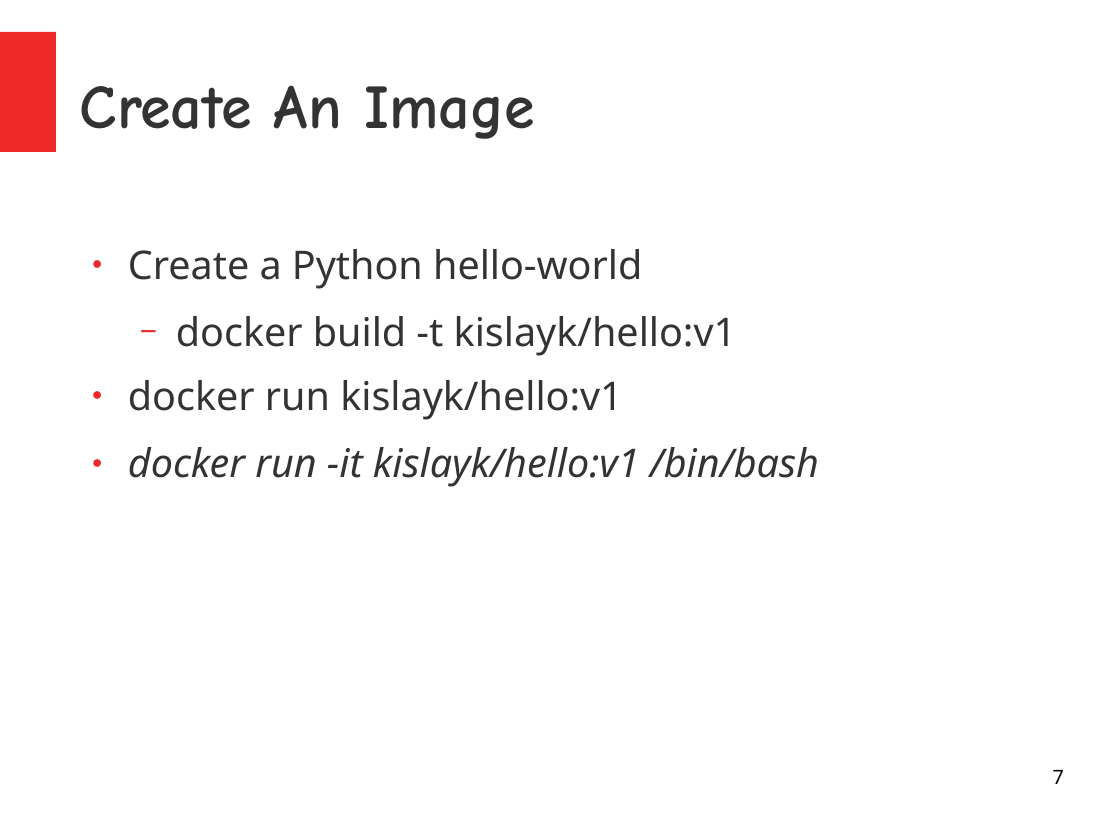
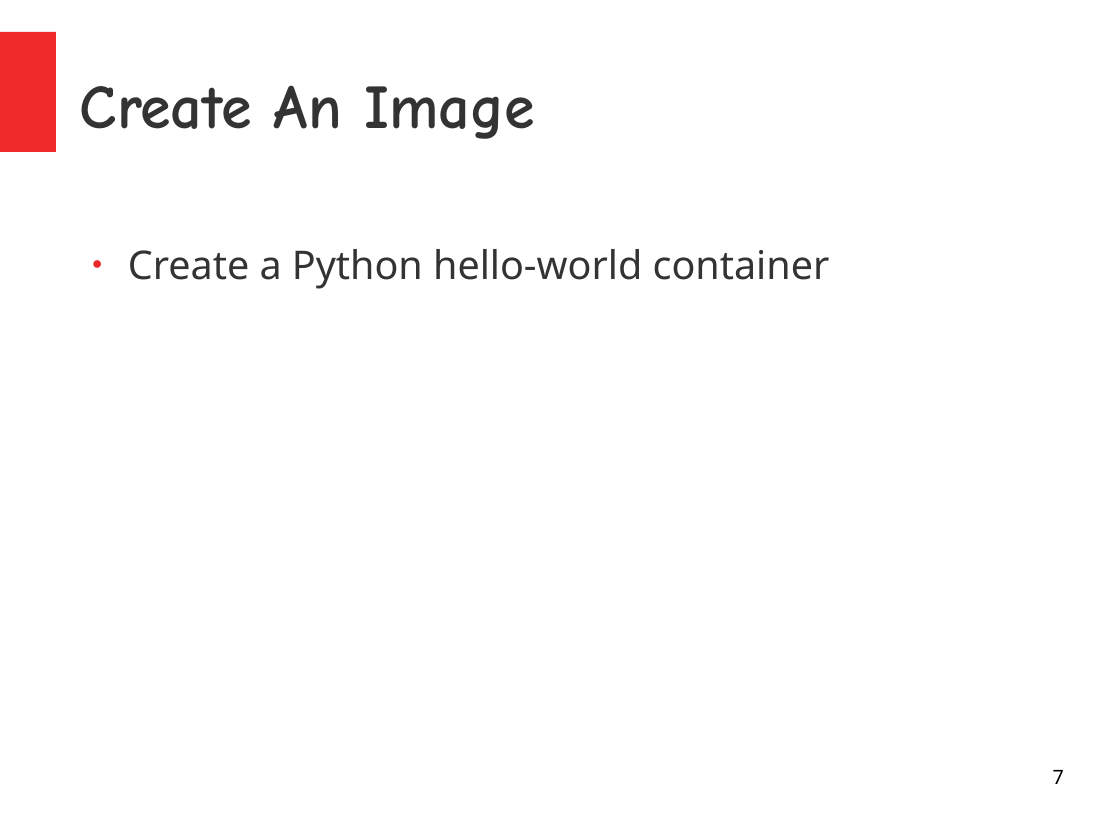
Before and after one commit to kislaykishore/microservices, a slide deck: slide 7 of Containers.odp. Drawn at 1120x840 pixels with LibreOffice and Linux fonts; fonts in the diff are those of the drawing. Boxes give left, top, right and bottom in pixels: in the first picture for what was removed or moved away, otherwise in the second. Text is boxed around its words. In the diff, an @@ line names an element or a change of style, - is before the commit and + after.

```diff
--- a/Containers.odp
+++ b/Containers.odp
@@ text at (x1=128, y1=249, x2=830, y2=289): text changed @@
-● Create a Python hello-world
-  − docker build -t kislayk/hello:v1
-● docker run kislayk/hello:v1
-● docker run -it kislayk/hello:v1 /bin/bash
+● Create a Python hello-world container
```
Also in this commit, not shown: 5 other slides changed, 5 slides added, 1 slide removed.
